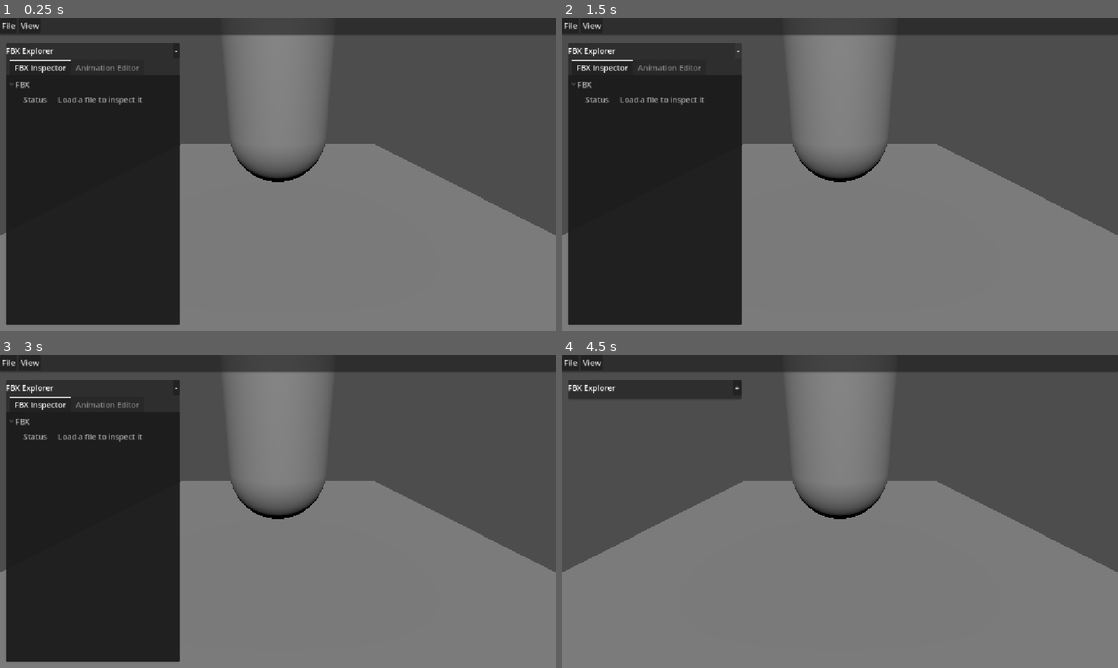
Above: before the commit, frames 1-4 (two rows, left to right).
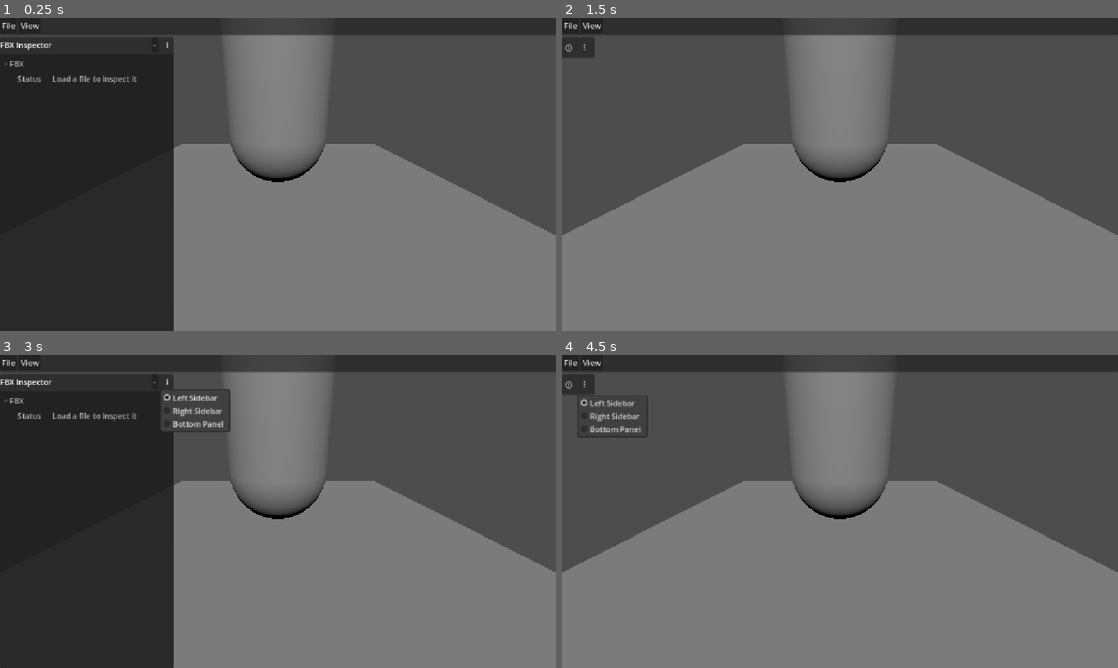
Above: after the commit, the same moments.

Repository: jalheart/3d-cha-d
Game: Godot game, scene res://Scenes/main.tscn
Same seed, same stepped clock (60 frames per second), same inputs: the game is played once before the commit and once after it.
Inputs (mouse positions are in pixels of both pictures, inside the frame that each line leads up to):
- Up to frame 1 (0.25 s): no input
- Up to frame 2 (1.5 s): click "-" at 0.5 s; click (739, 49) at 1.25 s, where only the run before the commit has a clickable "+"
- Up to frame 3 (3 s): click (5, 383) at 2 s, where only the run after the commit has a clickable "ⓘ"; click (166, 383) at 2.75 s, where only the run after the commit has a clickable "⋮"
- Up to frame 4 (4.5 s): click "-" at 3.5 s; click (584, 383) at 4.25 s, where only the run after the commit has a clickable "⋮"

The runs differ from the first frame. In frame 1, 4.1% of the frame differs, in the area x 0-33%, y 6-100%; in frame 2, 28%, in the area x 0-33%, y 6-98%; in frame 3, 4.6%; in frame 4, 2.1%.

Commit message:
Refactor sidebar functionality and replace DockablePanel with SidebarPanel for improved UI organization

Diff:
--- a/Scenes/main.gd
+++ b/Scenes/main.gd
@@ -16,8 +16,7 @@
 var _fbx_exporter: FbxSceneExporter
 var _inspector_panel: FbxInspectorPanel
 var _animation_panel: FbxAnimationEditorPanel
-var _sidebar: DockablePanel
-var _sidebar_tabs: TabContainer
+var _sidebar_docks: Dictionary = {}
 var _file_dialog: FileDialog
 var _scene_export_dialog: FileDialog
 var _object_export_dialog: FbxObjectExportDialog
@@ -60,24 +59,27 @@
 	_ui_root.add_child(workspace)
 
 	var viewport_size := get_viewport().get_visible_rect().size
-	_sidebar = DockablePanel.new()
-	_sidebar.configure(
-		"FBX Explorer",
-		workspace,
-		Vector2(12.0, 52.0),
-		Vector2(360.0, maxf(240.0, viewport_size.y - 64.0))
+	for location in [
+		SidebarPanel.Location.LEFT_SIDEBAR,
+		SidebarPanel.Location.RIGHT_SIDEBAR,
+		SidebarPanel.Location.BOTTOM_PANEL
+	]:
+		_create_sidebar_dock(workspace, location, viewport_size)
+
+	_inspector_panel = FbxInspectorPanel.new()
+	_inspector_panel.setup()
+	_sidebar_docks[SidebarPanel.Location.LEFT_SIDEBAR].add_child(_inspector_panel)
+	_inspector_panel.location_changed.connect(
+		_on_sidebar_panel_location_changed.bind(_inspector_panel)
 	)
-	_sidebar_tabs = TabContainer.new()
-	_sidebar_tabs.size_flags_horizontal = Control.SIZE_EXPAND_FILL
-	_sidebar_tabs.size_flags_vertical = Control.SIZE_EXPAND_FILL
-	_sidebar.content_container.add_child(_sidebar_tabs)
-
-	_inspector_panel = FbxInspectorPanel.new()
-	_inspector_panel.setup(_sidebar_tabs)
 
 	_animation_panel = FbxAnimationEditorPanel.new()
-	_animation_panel.setup(_sidebar_tabs, workspace)
-	_sidebar_tabs.set_tab_disabled(1, true)
+	_animation_panel.setup(workspace)
+	_sidebar_docks[SidebarPanel.Location.LEFT_SIDEBAR].add_child(_animation_panel)
+	_animation_panel.location_changed.connect(
+		_on_sidebar_panel_location_changed.bind(_animation_panel)
+	)
+	_refresh_sidebar_docks()
 	_object_export_dialog = FbxObjectExportDialog.new()
 	_object_export_dialog.setup(workspace, _fbx_exporter)
 
@@ -145,6 +147,80 @@
 	add_child(_export_success_dialog)
 
 
+func _create_sidebar_dock(
+	workspace: Control,
+	location: int,
+	viewport_size: Vector2
+) -> void:
+	var dock := VBoxContainer.new()
+	dock.mouse_filter = Control.MOUSE_FILTER_IGNORE
+	match location:
+		SidebarPanel.Location.LEFT_SIDEBAR:
+			dock.anchor_left = 0.0
+			dock.anchor_right = 0.0
+			dock.anchor_top = 0.0
+			dock.anchor_bottom = 1.0
+			dock.offset_left = 0.0
+			dock.offset_right = 360.0
+			dock.offset_top = 40.0
+			dock.offset_bottom = 0.0
+		SidebarPanel.Location.RIGHT_SIDEBAR:
+			dock.anchor_left = 1.0
+			dock.anchor_right = 1.0
+			dock.anchor_top = 0.0
+			dock.anchor_bottom = 1.0
+			dock.offset_left = -360.0
+			dock.offset_right = 0.0
+			dock.offset_top = 40.0
+			dock.offset_bottom = 0.0
+		SidebarPanel.Location.BOTTOM_PANEL:
+			var bottom_height := minf(400.0, maxf(260.0, viewport_size.y * 0.55))
+			dock.anchor_left = 0.0
+			dock.anchor_right = 1.0
+			dock.anchor_top = 1.0
+			dock.anchor_bottom = 1.0
+			dock.offset_left = 0.0
+			dock.offset_right = 0.0
+			dock.offset_top = -bottom_height
+			dock.offset_bottom = 0.0
+	workspace.add_child(dock)
+	_sidebar_docks[location] = dock
+
+
+func _on_sidebar_panel_location_changed(location: int, panel: SidebarPanel) -> void:
+	_move_sidebar_panel(panel, location, true)
+
+
+func _move_sidebar_panel(panel: SidebarPanel, location: int, save: bool) -> void:
+	if not [SidebarPanel.Location.LEFT_SIDEBAR, SidebarPanel.Location.RIGHT_SIDEBAR, SidebarPanel.Location.BOTTOM_PANEL].has(location):
+		_show_error("Choose a supported panel location.")
+		return
+	var destination := _sidebar_docks.get(location) as VBoxContainer
+	if destination == null:
+		_show_error("The selected panel location is unavailable.")
+		return
+	var current_parent := panel.get_parent()
+	if current_parent != destination:
+		if current_parent != null:
+			current_parent.remove_child(panel)
+		destination.add_child(panel)
+	panel.set_location(location)
+	_refresh_sidebar_docks()
+	if save:
+		_save_ui_settings()
+
+
+func _refresh_sidebar_docks() -> void:
+	for location in _sidebar_docks:
+		var dock := _sidebar_docks[location] as VBoxContainer
+		var has_visible_panel := false
+		for child in dock.get_children():
+			if child is SidebarPanel and child.visible:
+				has_visible_panel = true
+				break
+		dock.visible = has_visible_panel
+
+
 func _on_file_menu_item_pressed(id: int) -> void:
 	if id == 0:
 		_file_dialog.popup_centered_ratio()
@@ -183,8 +259,7 @@
 
 	var animation_count := _animation_panel.set_model(model)
 	_inspector_panel.inspect_model(model, path, animation_count)
-	_sidebar_tabs.set_tab_disabled(1, animation_count == 0)
-	_sidebar_tabs.current_tab = 1 if animation_count > 0 else 0
+	_refresh_sidebar_docks()
 	camera.set_target(character.global_position + Vector3(0.0, 0.1, 0.0))
 	_loaded_model = model
 	_remember_recent_file(path)
@@ -272,11 +347,33 @@
 		return
 	_ui_font_size = stored_font_size
 	_update_text_size_menu()
+	_load_panel_location(
+		_inspector_panel,
+		config.get_value("ui", "inspector_location", SidebarPanel.Location.LEFT_SIDEBAR),
+		"FBX Inspector"
+	)
+	_load_panel_location(
+		_animation_panel,
+		config.get_value("ui", "animation_location", SidebarPanel.Location.LEFT_SIDEBAR),
+		"Animation Editor"
+	)
+
+
+func _load_panel_location(panel: SidebarPanel, stored_location: Variant, panel_title: String) -> void:
+	if not stored_location is int:
+		_show_error("The saved location for %s is invalid." % panel_title)
+		return
+	if not [SidebarPanel.Location.LEFT_SIDEBAR, SidebarPanel.Location.RIGHT_SIDEBAR, SidebarPanel.Location.BOTTOM_PANEL].has(stored_location):
+		_show_error("The saved location for %s is not supported." % panel_title)
+		return
+	_move_sidebar_panel(panel, stored_location, false)
 
 
 func _save_ui_settings() -> void:
 	var config := ConfigFile.new()
 	config.set_value("ui", "font_size", _ui_font_size)
+	config.set_value("ui", "inspector_location", _inspector_panel.location)
+	config.set_value("ui", "animation_location", _animation_panel.location)
 	var error := config.save(UI_SETTINGS_CONFIG_PATH)
 	if error != OK:
 		_show_error("Could not save UI settings: %s" % error_string(error))
--- a/Scripts/dockable_panel.gd
+++ /dev/null
@@ -1,157 +0,0 @@
-class_name DockablePanel
-extends PanelContainer
-
-var content_container: VBoxContainer
-
-var _workspace: Control
-var _minimize_button: Button
-var _expanded_height := 0.0
-var _dragging := false
-var _drag_offset := Vector2.ZERO
-
-
-func configure(
-	title: String,
-	workspace: Control,
-	initial_position: Vector2,
-	initial_size: Vector2
-) -> void:
-	_workspace = workspace
-	set_anchors_and_offsets_preset(Control.PRESET_TOP_LEFT)
-	position = initial_position
-	size = initial_size
-	custom_minimum_size = Vector2(260.0, 40.0)
-	_expanded_height = initial_size.y
-	workspace.add_child(self)
-
-	var panel_layout := VBoxContainer.new()
-	add_child(panel_layout)
-
-	var header := HBoxContainer.new()
-	header.custom_minimum_size.y = 28.0
-	panel_layout.add_child(header)
-
-	var title_label := Label.new()
-	title_label.text = title
-	title_label.size_flags_horizontal = Control.SIZE_EXPAND_FILL
-	title_label.mouse_filter = Control.MOUSE_FILTER_STOP
-	title_label.tooltip_text = "Drag to move or dock this panel"
-	title_label.mouse_default_cursor_shape = Control.CURSOR_MOVE
-	title_label.gui_input.connect(_on_title_gui_input)
-	header.add_child(title_label)
-
-	_minimize_button = Button.new()
-	_minimize_button.text = "-"
-	_minimize_button.tooltip_text = "Minimize panel"
-	_minimize_button.pressed.connect(_toggle_minimized)
-	header.add_child(_minimize_button)
-
-	content_container = VBoxContainer.new()
-	content_container.size_flags_vertical = Control.SIZE_EXPAND_FILL
-	panel_layout.add_child(content_container)
-
-
-func show_panel() -> void:
-	if not content_container.visible:
-		_restore()
-	show()
-	move_to_front()
-
-
-func _on_title_gui_input(event: InputEvent) -> void:
-	if event is InputEventMouseButton:
-		var mouse_event := event as InputEventMouseButton
-		if mouse_event.button_index == MOUSE_BUTTON_LEFT and mouse_event.pressed:
-			var mouse_position := (
-				_workspace.get_global_transform_with_canvas().affine_inverse()
-				* mouse_event.global_position
-			)
-			_dragging = true
-			_drag_offset = mouse_position - position
-			move_to_front()
-			get_viewport().set_input_as_handled()
-
-
-func _input(event: InputEvent) -> void:
-	if not _dragging:
-		return
-
-	if event is InputEventMouseMotion:
-		var mouse_position := (
-			_workspace.get_global_transform_with_canvas().affine_inverse()
-			* get_viewport().get_mouse_position()
-		)
-		position = mouse_position - _drag_offset
-		get_viewport().set_input_as_handled()
-	elif event is InputEventMouseButton:
-		var mouse_event := event as InputEventMouseButton
-		if mouse_event.button_index == MOUSE_BUTTON_LEFT and not mouse_event.pressed:
-			_snap_to_dock()
-			_dragging = false
-			get_viewport().set_input_as_handled()
-
-
-func _toggle_minimized() -> void:
-	if content_container.visible:
-		_expanded_height = size.y
-		content_container.hide()
-		size.y = 40.0
-		_minimize_button.text = "+"
-		_minimize_button.tooltip_text = "Restore panel"
-	else:
-		_restore()
-
-
-func _restore() -> void:
-	content_container.show()
-	size.y = _expanded_height
-	_minimize_button.text = "-"
-	_minimize_button.tooltip_text = "Minimize panel"
-
-
-func _snap_to_dock() -> void:
-	var viewport_size := _workspace.size
-	var snap_distance := 24.0
-	var snapped_to_panel := false
-
-	for child in _workspace.get_children():
-		if child == self or not child is DockablePanel or not child.visible:
-			continue
-		var other_panel := child as DockablePanel
-		var vertical_overlap: bool = (
-			position.y < other_panel.position.y + other_panel.size.y
-			and position.y + size.y > other_panel.position.y
-		)
-		var horizontal_overlap: bool = (
-			position.x < other_panel.position.x + other_panel.size.x
-			and position.x + size.x > other_panel.position.x
-		)
-		if vertical_overlap and absf(position.x + size.x - other_panel.position.x) < snap_distance:
-			position.x = other_panel.position.x - size.x
-			snapped_to_panel = true
-			break
-		if vertical_overlap and absf(position.x - other_panel.position.x - other_panel.size.x) < snap_distance:
-			position.x = other_panel.position.x + other_panel.size.x
-			snapped_to_panel = true
-			break
-		if horizontal_overlap and absf(position.y + size.y - other_panel.position.y) < snap_distance:
-			position.y = other_panel.position.y - size.y
-			snapped_to_panel = true
-			break
-		if horizontal_overlap and absf(position.y - other_panel.position.y - other_panel.size.y) < snap_distance:
-			position.y = other_panel.position.y + other_panel.size.y
-			snapped_to_panel = true
-			break
-
-	if not snapped_to_panel:
-		if absf(position.x - 12.0) < snap_distance:
-			position.x = 12.0
-		elif absf(position.x + size.x - viewport_size.x + 12.0) < snap_distance:
-			position.x = viewport_size.x - size.x - 12.0
-		if absf(position.y - 12.0) < snap_distance:
-			position.y = 12.0
-		elif absf(position.y + size.y - viewport_size.y + 12.0) < snap_distance:
-			position.y = viewport_size.y - size.y - 12.0
-
-	position.x = clampf(position.x, 0.0, maxf(0.0, viewport_size.x - size.x))
-	position.y = clampf(position.y, 0.0, maxf(0.0, viewport_size.y - size.y))
--- a/Scripts/fbx_animation_editor_panel.gd
+++ b/Scripts/fbx_animation_editor_panel.gd
@@ -1,5 +1,5 @@
 class_name FbxAnimationEditorPanel
-extends Control
+extends SidebarPanel
 
 var _animation_list: ItemList
 var _name_edit: LineEdit
@@ -11,28 +11,23 @@
 var _clips: Array[Dictionary] = []
 var _selected_index := -1
 var _active_player: AnimationPlayer
-var _content_container: VBoxContainer
-
-
-func setup(parent: TabContainer, workspace: Control) -> void:
-	name = "Animation Editor"
-	parent.add_child(self)
-	_content_container = VBoxContainer.new()
-	_content_container.set_anchors_and_offsets_preset(Control.PRESET_FULL_RECT)
-	add_child(_content_container)
+
+
+func setup(workspace: Control) -> void:
+	configure("Animation Editor", "▶")
 
 	var note := Label.new()
 	note.text = "Changes apply to the currently loaded model."
-	_content_container.add_child(note)
+	content_container.add_child(note)
 
 	_animation_list = ItemList.new()
 	_animation_list.custom_minimum_size.y = 140.0
 	_animation_list.size_flags_vertical = Control.SIZE_EXPAND_FILL
 	_animation_list.item_selected.connect(_on_animation_selected)
-	_content_container.add_child(_animation_list)
+	content_container.add_child(_animation_list)
 
 	var name_row := HBoxContainer.new()
-	_content_container.add_child(name_row)
+	content_container.add_child(name_row)
 	var name_label := Label.new()
 	name_label.text = "Name"
 	name_label.custom_minimum_size.x = 80.0
@@ -42,7 +37,7 @@
 	name_row.add_child(_name_edit)
 
 	var loop_row := HBoxContainer.new()
-	_content_container.add_child(loop_row)
+	content_container.add_child(loop_row)
 	var loop_label := Label.new()
 	loop_label.text = "Loop mode"
 	loop_label.custom_minimum_size.x = 80.0
@@ -55,7 +50,7 @@
 	loop_row.add_child(_loop_selector)
 
 	var speed_row := HBoxContainer.new()
-	_content_container.add_child(speed_row)
+	content_container.add_child(speed_row)
 	var speed_label := Label.new()
 	speed_label.text = "Play speed"
 	speed_label.custom_minimum_size.x = 80.0
@@ -69,10 +64,10 @@
 	speed_row.add_child(_speed_spin_box)
 
 	_details_label = Label.new()
-	_content_container.add_child(_details_label)
+	content_container.add_child(_details_label)
 
 	var buttons := HBoxContainer.new()
-	_content_container.add_child(buttons)
+	content_container.add_child(buttons)
 	var export_button := Button.new()
 	export_button.text = "Export Library"
 	export_button.tooltip_text = "Export and remap the selected clip's AnimationLibrary"
@@ -107,12 +102,14 @@
 	_collect_animations(model)
 
 	if _clips.is_empty():
+		hide()
 		return 0
 
 	for clip in _clips:
 		_animation_list.add_item(_get_clip_display_name(clip))
 	_animation_list.select(0)
 	_load_settings(0)
+	show()
 	return _clips.size()
 
 
--- a/Scripts/fbx_inspector_panel.gd
+++ b/Scripts/fbx_inspector_panel.gd
@@ -1,12 +1,11 @@
 class_name FbxInspectorPanel
-extends Control
+extends SidebarPanel
 
 var _tree: Tree
 
 
-func setup(parent: TabContainer) -> void:
-	name = "FBX Inspector"
-	parent.add_child(self)
+func setup() -> void:
+	configure("FBX Inspector", "ⓘ")
 	_tree = Tree.new()
 	_tree.columns = 2
 	_tree.column_titles_visible = false
@@ -14,8 +13,7 @@
 	_tree.set_column_custom_minimum_width(0, 100)
 	_tree.size_flags_vertical = Control.SIZE_EXPAND_FILL
 	_tree.size_flags_horizontal = Control.SIZE_EXPAND_FILL
-	_tree.set_anchors_and_offsets_preset(Control.PRESET_FULL_RECT)
-	add_child(_tree)
+	content_container.add_child(_tree)
 	show_empty()
 
 
--- /dev/null
+++ b/Scripts/sidebar_panel.gd
@@ -0,0 +1,122 @@
+class_name SidebarPanel
+extends PanelContainer
+
+enum Location { LEFT_SIDEBAR, RIGHT_SIDEBAR, BOTTOM_PANEL }
+
+signal location_changed(location: int)
+
+var content_container: VBoxContainer
+var location: int = Location.LEFT_SIDEBAR
+
+var _title_label: Label
+var _collapsed_icon: Button
+var _collapse_button: Button
+var _location_button: MenuButton
+var _collapsed := false
+
+
+func configure(title: String, collapsed_icon: String) -> void:
+	name = title
+	custom_minimum_size.x = 280.0
+	size_flags_horizontal = Control.SIZE_EXPAND_FILL
+	size_flags_vertical = Control.SIZE_EXPAND_FILL
+
+	var layout := VBoxContainer.new()
+	add_child(layout)
+
+	var header := HBoxContainer.new()
+	header.custom_minimum_size.y = 30.0
+	layout.add_child(header)
+
+	_title_label = Label.new()
+	_title_label.text = title
+	_title_label.tooltip_text = title
+	_title_label.size_flags_horizontal = Control.SIZE_EXPAND_FILL
+	header.add_child(_title_label)
+
+	_collapsed_icon = Button.new()
+	_collapsed_icon.text = collapsed_icon
+	_collapsed_icon.tooltip_text = "Expand %s" % title
+	_collapsed_icon.custom_minimum_size.x = 28.0
+	_collapsed_icon.flat = true
+	_collapsed_icon.pressed.connect(_toggle_collapsed)
+	_collapsed_icon.hide()
+	header.add_child(_collapsed_icon)
+
+	_collapse_button = Button.new()
+	_collapse_button.text = "-"
+	_collapse_button.tooltip_text = "Collapse panel"
+	_collapse_button.pressed.connect(_toggle_collapsed)
+	header.add_child(_collapse_button)
+
+	_location_button = MenuButton.new()
+	_location_button.text = "⋮"
+	_location_button.tooltip_text = "Panel location"
+	_location_button.custom_minimum_size.x = 28.0
+	var location_menu := _location_button.get_popup()
+	location_menu.add_radio_check_item("Left Sidebar", Location.LEFT_SIDEBAR)
+	location_menu.add_radio_check_item("Right Sidebar", Location.RIGHT_SIDEBAR)
+	location_menu.add_radio_check_item("Bottom Panel", Location.BOTTOM_PANEL)
+	location_menu.id_pressed.connect(_on_location_selected)
+	header.add_child(_location_button)
+
+	content_container = VBoxContainer.new()
+	content_container.size_flags_vertical = Control.SIZE_EXPAND_FILL
+	layout.add_child(content_container)
+	set_location(Location.LEFT_SIDEBAR)
+
+
+func set_location(new_location: int) -> void:
+	location = new_location
+	if _location_button != null:
+		var location_menu := _location_button.get_popup()
+		for item_index in range(location_menu.item_count):
+			location_menu.set_item_checked(
+				item_index,
+				location_menu.get_item_id(item_index) == location
+			)
+	_update_header()
+
+
+func _on_location_selected(new_location: int) -> void:
+	if not [
+		Location.LEFT_SIDEBAR,
+		Location.RIGHT_SIDEBAR,
+		Location.BOTTOM_PANEL
+	].has(new_location):
+		push_error("Unsupported sidebar location: %d" % new_location)
+		return
+	if new_location == location:
+		return
+	set_location(new_location)
+	location_changed.emit(location)
+
+
+func _toggle_collapsed() -> void:
+	_collapsed = not _collapsed
+	content_container.visible = not _collapsed
+	_collapse_button.text = "+" if _collapsed else "-"
+	_collapse_button.tooltip_text = "Expand panel" if _collapsed else "Collapse panel"
+	_update_header()
+	size_flags_vertical = (
+		Control.SIZE_SHRINK_BEGIN if _collapsed else Control.SIZE_EXPAND_FILL
+	)
+
+
+func _update_header() -> void:
+	var icon_only := _collapsed and location != Location.BOTTOM_PANEL
+	_title_label.visible = not icon_only
+	_collapsed_icon.visible = icon_only
+	_collapse_button.visible = not icon_only
+	custom_minimum_size.x = 68.0 if icon_only else 280.0
+	if icon_only:
+		size_flags_horizontal = (
+			Control.SIZE_SHRINK_END
+			if location == Location.RIGHT_SIDEBAR
+			else Control.SIZE_SHRINK_BEGIN
+		)
+	else:
+		size_flags_horizontal = Control.SIZE_EXPAND_FILL
+	size_flags_vertical = (
+		Control.SIZE_SHRINK_BEGIN if _collapsed else Control.SIZE_EXPAND_FILL
+	)
Not shown, added: Scripts/_empty_sidebar_dock_smoke.gd.uid
Not shown, removed: Scripts/dockable_panel.gd.uid
Not shown, added: Scripts/sidebar_panel.gd.uid
Not shown, changed: export_presets.cfg
Not shown, changed: .github/copilot-instructions.md
Not shown, changed: agent.md
